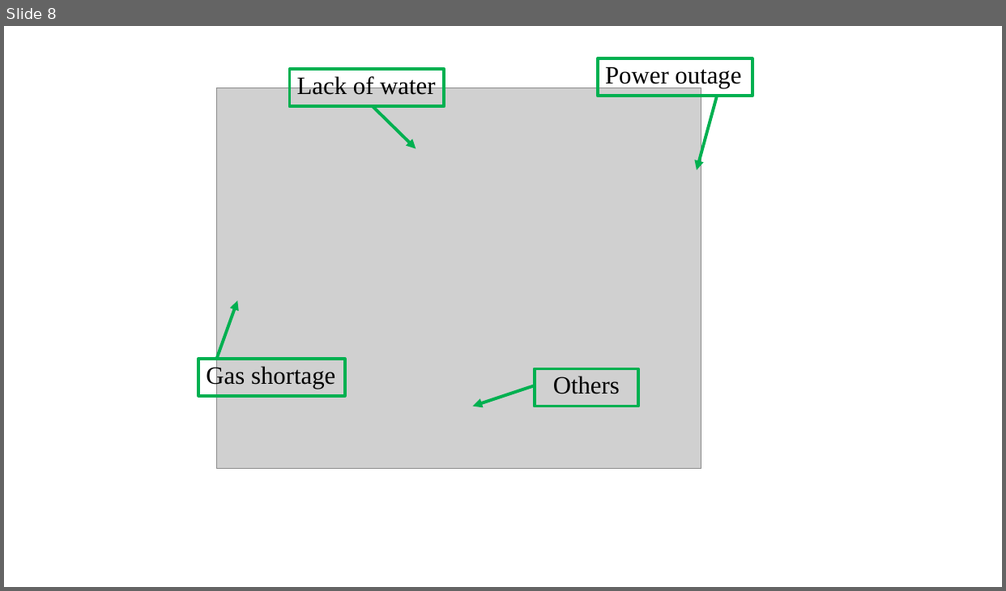
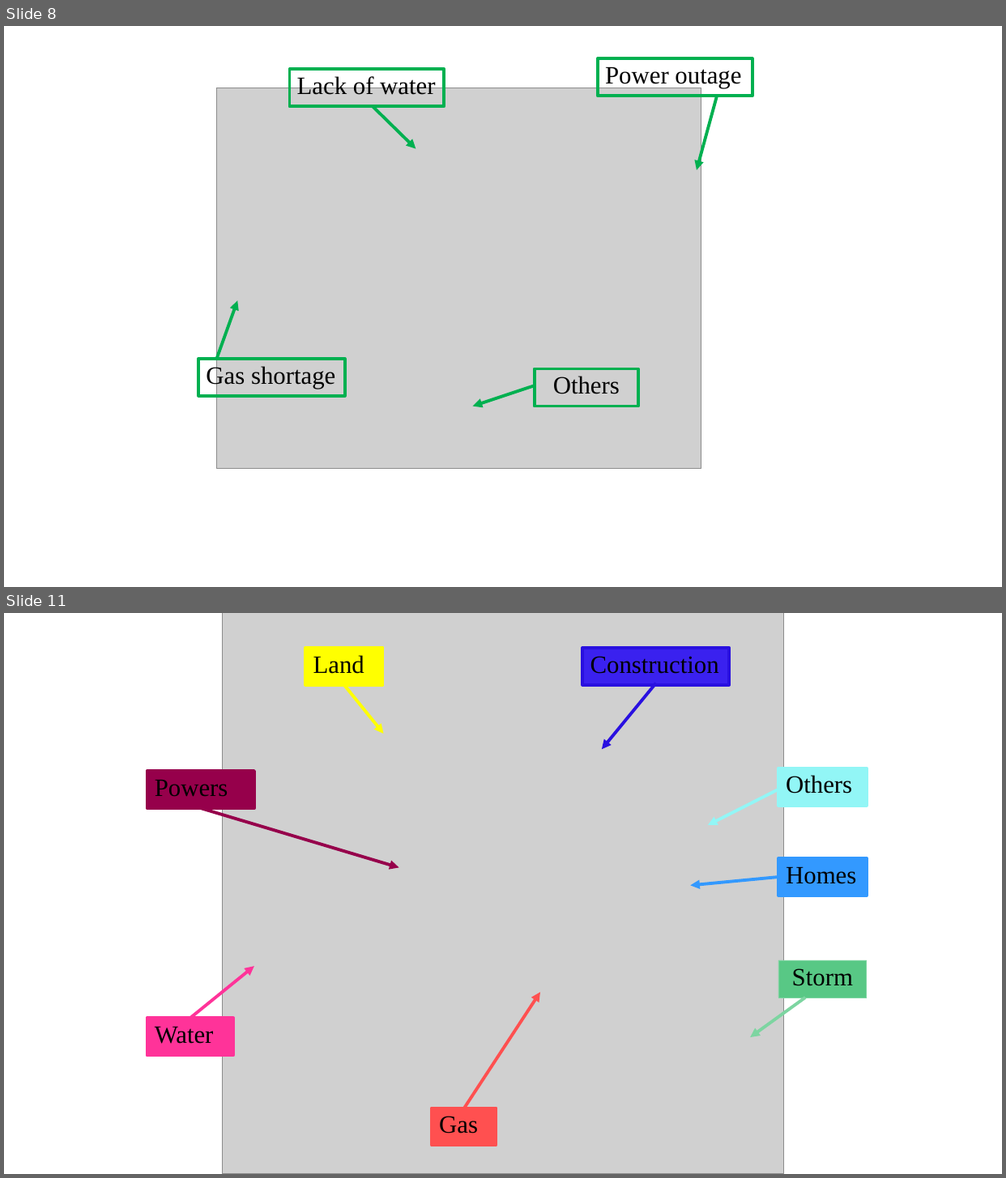
Before and after one commit to fangjin/PNAS-climate, a slide deck: figures/source-code-plot/timeseries-frame.pptx. Shown one above the other, each under a label of ours: slide 8 before the commit, slides 8 and 11 after it; the slides between them are not shown. The pictures are 1006x591 and 1006x1178 pixels, drawn with LibreOffice and Linux fonts; fonts in the diff are those of the drawing; grey boxes stand for pictures. Boxes give left, top, right and bottom in pixels: in the first picture for what was removed or moved away, otherwise in the second. Text is boxed around its words. In the diff, an @@ line names an element or a change of style, - is before the commit and + after.

```diff
--- a/figures/source-code-plot/timeseries-frame.pptx
+++ b/figures/source-code-plot/timeseries-frame.pptx
@@ slide 11 added at box(4, 613, 1002, 1174), background #FFFFFF @@
@@ picture added at box(223, 613, 784, 1174) @@
@@ rectangle added at box(305, 648, 383, 685), fill #FFFF00, outline #FFFF00 3 pt, 24 pt, text #000000 @@
+Land
@@ rectangle added at box(582, 648, 730, 685), fill #3A21EF, outline #2910E0 3 pt, 24 pt, text #000000 @@
+Construction
@@ arrow added from (344, 685) to (384, 734), #FFFF00 3 pt @@
@@ arrow added from (656, 683) to (602, 749), #2910E0 3 pt @@
@@ rectangle added at box(147, 771, 254, 808), fill #96004B, outline #96004B 3 pt, 24 pt, text #000000 @@
+Powers
@@ rectangle added at box(779, 768, 867, 806), fill #92F6F6, outline #92F6F6 3 pt, 24 pt, text #000000 @@
+Others
@@ arrow added from (779, 790) to (708, 825), #92F6F6 3 pt @@
@@ arrow added from (201, 808) to (399, 867), #96004B 3 pt @@
@@ arrow added from (779, 877) to (691, 885), #3399FF 3 pt @@
@@ rectangle added at box(779, 858, 867, 896), fill #3399FF, outline #3399FF 3 pt, 24 pt, text #000000 @@
+Homes
@@ arrow added from (190, 1019) to (254, 966), #FF3399 3 pt @@
@@ rectangle added at box(779, 960, 867, 998), fill #58C885, outline #7DD5A1 0.5 pt, 24 pt, text #000000 @@
+Storm
@@ arrow added from (464, 1109) to (540, 993), #FF5050 3 pt @@
@@ arrow added from (806, 998) to (750, 1037), #7DD5A1 3 pt @@
@@ rectangle added at box(147, 1019, 233, 1056), fill #FF3399, outline #FF3399 3 pt, 24 pt, text #000000 @@
+Water
@@ rectangle added at box(432, 1109, 496, 1146), fill #FF5050, outline #FF5050 3 pt, 24 pt, text #000000 @@
+Gas
```
Also in this commit, not shown: 1 slide changed, 1 other slide added.
